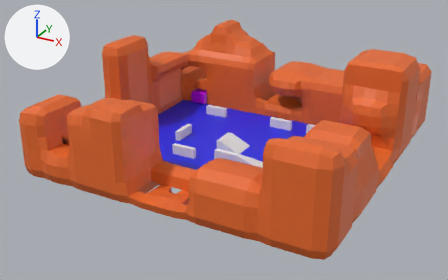
The glTF model assets/models/arena_level1.glb: old version first, new version second.
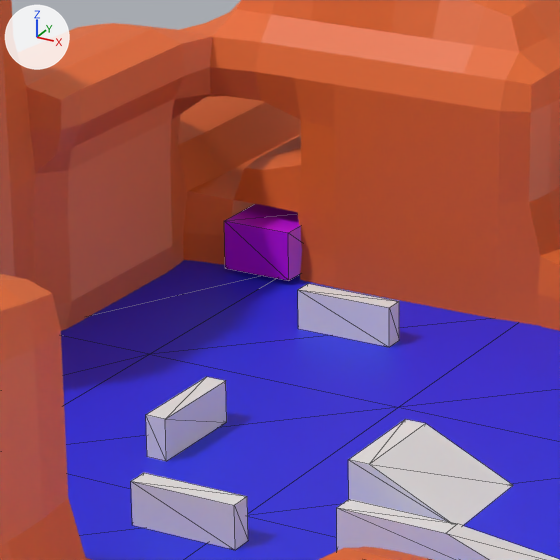
Each version appears first whole from a 50 mm lens placed at (104.9, -213.2, 112.1), pointed at (-6.6, -10.5, 10.8), and next in a close-up on the part from 33% to 58% of the width and 17% to 57% of the height. Every picture has the same lights, and +X, +Y and +Z are marked at upper left. The close-ups show mesh edges as thin lines. Where no turn or scale is listed for an object, it has been applied to the vertices.

Objects in the first close-up: 'EXIT', 'GROUND', 'LEVEL', 'Wall.002', 'Wall.003', 'Wall.004', 'Wall.006', 'Wall.007'.
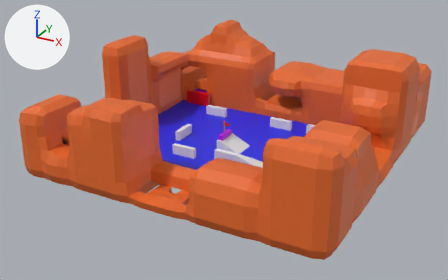
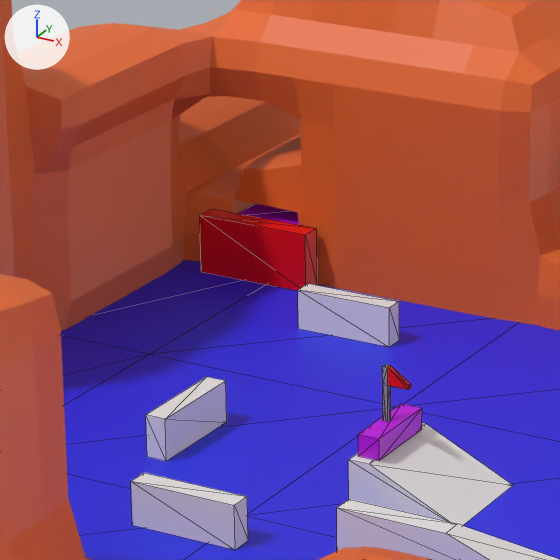
Boxes (x1, y1, x2, y2) around the edits, measured in the close-ups (560 x 560 px):
'Door1', added (red)
    after: (200, 209, 317, 291)
'Trigger.Door1', added (purple)
    after: (358, 404, 422, 461)
'Drap', added
    after: (382, 364, 411, 422)
    faces in mat_material_005 (grey #989898): (382, 364, 391, 422)
    faces in mat_material_006 (red #e70009): (388, 365, 411, 390)
'EXIT', unchanged, covered by the edit
    before: (224, 204, 302, 281)
    after: (238, 204, 299, 225)

Diff of the bpy script that builds the scene:
```diff
--- a/assets/models/arena_level1.glb.py
+++ b/assets/models/arena_level1.glb.py
@@ mat_material_005 @@
+mat_material_005 = principled_material('Material.005')
+mat_material_005.base_color = (0.313, 0.313, 0.313)  # grey #989898
@@ mat_material_006 @@
+mat_material_006 = principled_material('Material.006')
+mat_material_006.base_color = (0.8, 0.0, 0.00265)  # red #e70009
@@ mat_material_004 @@
+mat_material_004 = principled_material('Material.004')
+mat_material_004.base_color = (0.801, 0.0, 0.00278)  # red #e70009
@@ me_cube_015 @@
+me_cube_015.from_pydata(...)  # a box spanning x -1.0..1.0, y -1.0..1.0, z -1.0..1.0
+me_cube_015.materials.append(mat_material)  # purple #be00e7
@@ me_cube_014 @@
+me_cube_014.from_pydata(...)  # 16 vertices, 28 faces; spans x -0.25..2.25, y -0.25..0.25, z -1.0..5.97
+# faces by material slot: [18, 10]
+me_cube_014.materials.append(mat_material_005)  # grey #989898
+me_cube_014.materials.append(mat_material_006)  # red #e70009
@@ me_cube_013 @@
+me_cube_013.from_pydata(...)  # a box spanning x -6.11..6.11, y -1.15..1.15, z -1.0..5.06
+me_cube_013.materials.append(mat_material_004)  # red #e70009
@@ ob_trigger_door1 @@
+ob_trigger_door1 = bpy.data.objects.new('Trigger.Door1', me_cube_015)
+ob_trigger_door1.location = (-9.36, -4.44, 10.2)
+ob_trigger_door1.rotation_euler = (0.0, -3.142, 0.0)  # degrees (0, -180, 0)
+ob_trigger_door1.scale = (-1.0, -3.8, -1.0)
@@ ob_drap @@
+ob_drap = bpy.data.objects.new('Drap', me_cube_014)
+ob_drap.location = (-9.73, -4.44, 10.2)
@@ ob_door1 @@
+ob_door1 = bpy.data.objects.new('Door1', me_cube_013)
+ob_door1.location = (-45.38, 33.79, 6.2)
```
